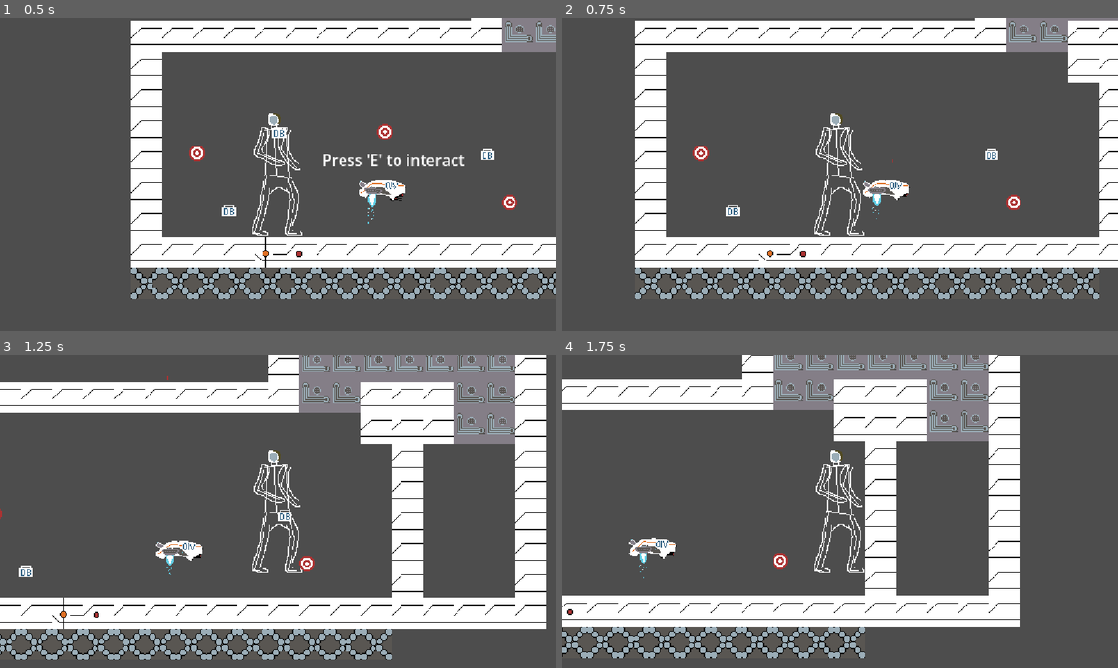
Above: before the commit, frames 1-4 (two rows, left to right).
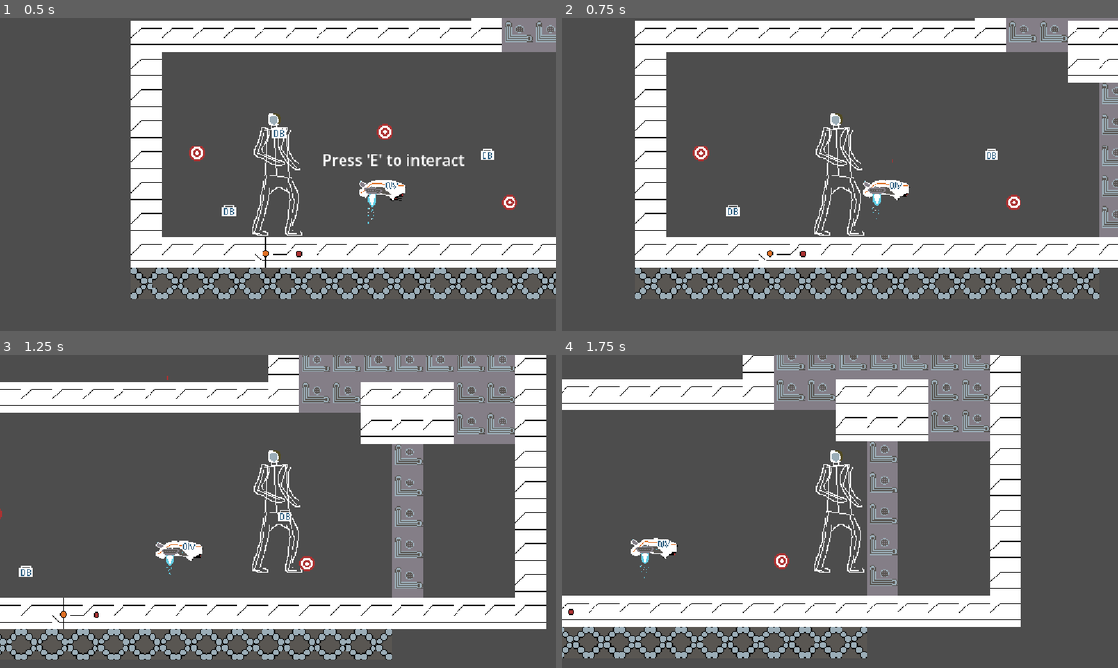
Above: after the commit, the same moments.

Repository: SysadmnIvy27/Final_game_dev
Game: Godot game, scene res://main/main.tscn
Two runs of this game, one before a commit and one after it. Both use one fixed random seed, a clock stepped at 60 frames per second and the inputs below.
Inputs (mouse positions are in pixels of both pictures, inside the frame that each line leads up to):
- Up to frame 1 (0.5 s): no input
- Up to frame 2 (0.75 s): tap E (interact) at 0.5 s; move the mouse to (962, 158) at 0.52 s; press the mouse at (962, 158) at 0.53 s; hold D (move_right) from 0.53 s (still down)
- Up to frame 3 (1.25 s): keep holding D (move_right); tap Space (jump) at 0.77 s
- Up to frame 4 (1.75 s): keep holding D (move_right); move the mouse to (728, 527) at 1.27 s; release the mouse at (728, 527) at 1.28 s; tap E (interact) at 1.35 s; tap Space (jump) at 1.52 s

Frame 1 is identical in both runs. In frame 2, 1.7% of the frame differs, in the area x 96-100%, y 20-70%; in frame 3, 2.8%; in frame 4, 6.6%, in the area x 0-83%, y 0-97%.

Commit message:
v0.1.0 Door WIP

Diff:
--- a/entities/items/oliver_item/oliver_item.gd
+++ b/entities/items/oliver_item/oliver_item.gd
@@ -19,7 +19,7 @@
 var SPEED = 100.0
 var team
 var cooldown = 0.1
-var follow_dist = 25
+var follow_dist = 30
 var teleport_dist = 500
 var modes = ["Sentry","AI","Player Control"]
 var mode = 1
--- /dev/null
+++ b/entities/static/door/door.gd
@@ -0,0 +1,12 @@
+extends StaticBody2D
+
+var ID = "Door1"
+
+# Called when the node enters the scene tree for the first time.
+func _ready() -> void:
+	pass # Replace with function body.
+
+
+# Called every frame. 'delta' is the elapsed time since the previous frame.
+func _process(delta: float) -> void:
+	pass
--- /dev/null
+++ b/entities/static/door/door.tscn
@@ -0,0 +1,12 @@
+[gd_scene format=3 uid="uid://b3f4c155vvymv"]
+
+[ext_resource type="Script" uid="uid://2pk38e4dus72" path="res://entities/static/door/door.gd" id="1_756q7"]
+
+[sub_resource type="RectangleShape2D" id="RectangleShape2D_b1ji6"]
+size = Vector2(33, 159.25)
+
+[node name="Door" type="StaticBody2D" unique_id=928446017]
+script = ExtResource("1_756q7")
+
+[node name="CollisionShape2D" type="CollisionShape2D" parent="." unique_id=595437325]
+shape = SubResource("RectangleShape2D_b1ji6")
--- a/entities/static/photon_sensor/photon_sensor.gd
+++ b/entities/static/photon_sensor/photon_sensor.gd
@@ -1,7 +1,7 @@
 extends Area2D
 
 @onready var anim = $AnimatedSprite2D
-
+var active = false
 # Called when the node enters the scene tree for the first time.
 func _ready() -> void:
 	pass # Replace with function body.
@@ -9,7 +9,10 @@
 
 # Called every frame. 'delta' is the elapsed time since the previous frame.
 func _process(_delta: float) -> void:
-	pass
+	if active:
+		anim.animation = &"active"
+	else:
+		anim.animation = &"inactive"
 
 func on_hit():
-	anim.animation = &"active"
+	active = not active
--- a/levels/tutorial_level/tutorial_level.tscn
+++ b/levels/tutorial_level/tutorial_level.tscn
@@ -5,6 +5,7 @@
 [ext_resource type="PackedScene" uid="uid://nckq0eghpx3r" path="res://entities/items/oliver_item/oliver_item.tscn" id="3_otwf7"]
 [ext_resource type="PackedScene" uid="uid://d0b7kskktr72p" path="res://entities/items/debug_item/debug_item.tscn" id="4_r2trq"]
 [ext_resource type="PackedScene" uid="uid://d2xo8x3efq27m" path="res://entities/static/photon_sensor/photon_sensor.tscn" id="5_jvosh"]
+[ext_resource type="PackedScene" uid="uid://b3f4c155vvymv" path="res://entities/static/door/door.tscn" id="6_r2trq"]
 
 [sub_resource type="TileSetAtlasSource" id="TileSetAtlasSource_pvtug"]
 texture = ExtResource("1_6q8av")
@@ -29,7 +30,7 @@
 [node name="TileMapLayer" type="TileMapLayer" parent="." unique_id=464944721]
 show_behind_parent = true
 z_index = -2
-tile_map_data = PackedByteArray("AAD7/wAAAAADAAAAAAD8/wAAAAA …(1224 unchanged characters)… LAPn/AAADAAAAAAALAPr/AAADAAAAAAAHAP//AAADAAAAAAAHAP7/AAADAAAAAAAHAP3/AAADAAAAAAAHAPz/AAADAAAAAAAHAPv/AAADAAAAAAAHAAAAAAADAAAAAAAIAAAAAAADAAAAAAAJ …(706 unchanged characters)…
+tile_map_data = PackedByteArray("AAD7/wAAAAADAAAAAAD8/wAAAAA …(1224 unchanged characters)… LAPn/AAADAAAAAAALAPr/AAADAAAAAAAHAP//AAAEAAAAAAAHAP7/AAAEAAAAAAAHAP3/AAAEAAAAAAAHAPz/AAAEAAAAAAAHAPv/AAAEAAAAAAAHAAAAAAADAAAAAAAIAAAAAAADAAAAAAAJ …(706 unchanged characters)…
 tile_set = SubResource("TileSet_b1ji6")
 
 [node name="OlivarItem" parent="." unique_id=136021154 instance=ExtResource("3_otwf7")]
@@ -55,3 +56,6 @@
 
 [node name="PhotonSensor" parent="." unique_id=361766201 groups=["damagable"] instance=ExtResource("5_jvosh")]
 position = Vector2(463, -432)
+
+[node name="Door" parent="." unique_id=1356464142 instance=ExtResource("6_r2trq")]
+position = Vector2(239, -80)
Binary file changed: assets/entities/photon_sensor/photon_sensor.ase
Not shown, added: entities/static/door/door.gd.uid
